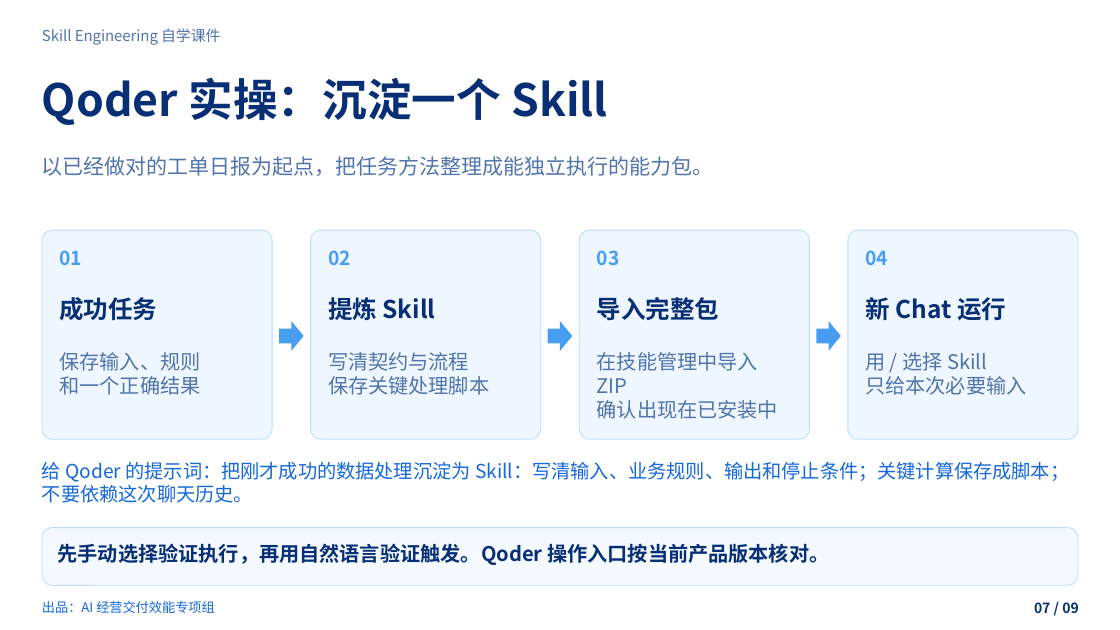
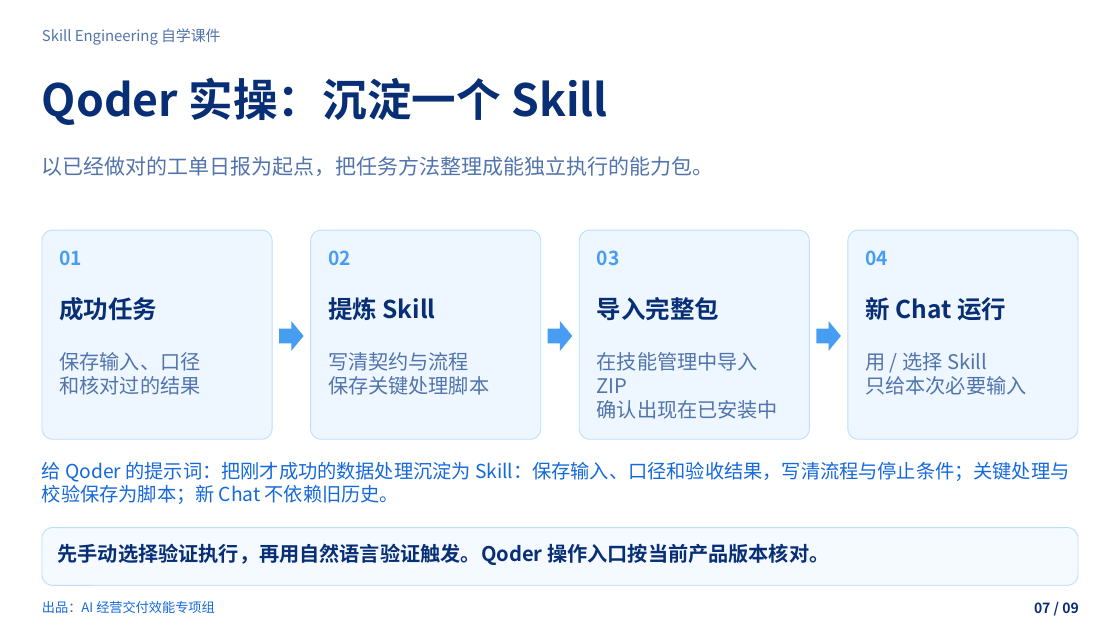
Before and after one commit to zhangjian0410/skill-engineering-guide, a slide deck: slide 7 of dist/downloads/skill-engineering.pptx. Drawn at 1120x630 pixels with LibreOffice and Linux fonts; fonts in the diff are those of the drawing; background and template pictures are left out. Boxes give left, top, right and bottom in pixels: in the first picture for what was removed or moved away, otherwise in the second. Text is boxed around its words. In the diff, an @@ line names an element or a change of style, - is before the commit and + after.

```diff
--- a/dist/downloads/skill-engineering.pptx
+++ b/dist/downloads/skill-engineering.pptx
@@ text at box(59, 352, 200, 395): text changed @@
-保存输入、规则
-和一个正确结果
+保存输入、口径
+和核对过的结果
@@ text at box(42, 461, 1069, 504): text changed @@
-给 Qoder 的提示词：把刚才成功的数据处理沉淀为 Skill：写清输入、业务规则、输出和停止条件；关键计算保存成脚本；不要依赖这次聊天历史。
+给 Qoder 的提示词：把刚才成功的数据处理沉淀为 Skill：保存输入、口径和验收结果，写清流程与停止条件；关键处理与校验保存为脚本；新 Chat 不依赖旧历史。
```
Also in this commit, not shown: 3 other slides changed, 26 other files.
